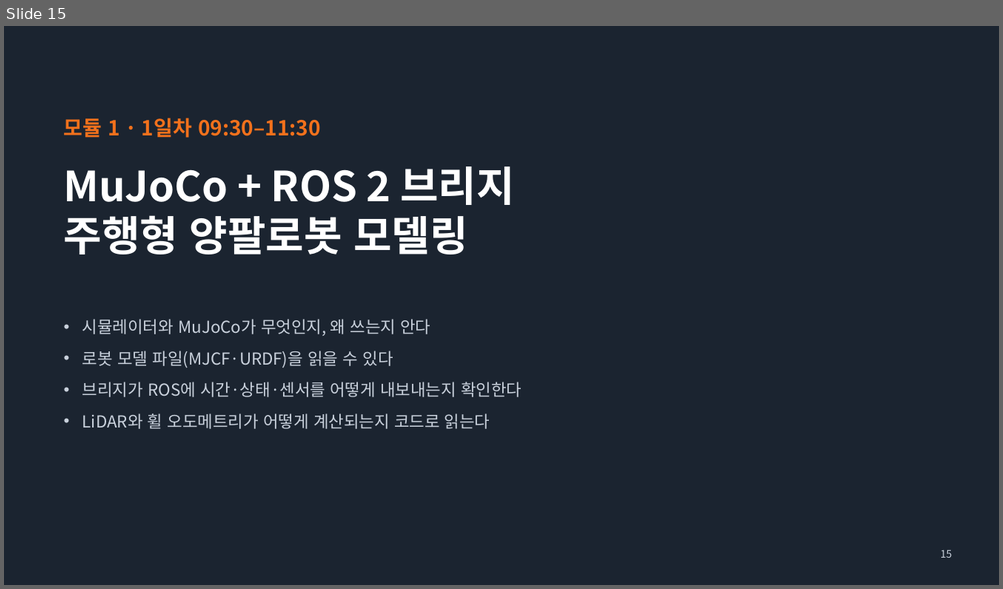
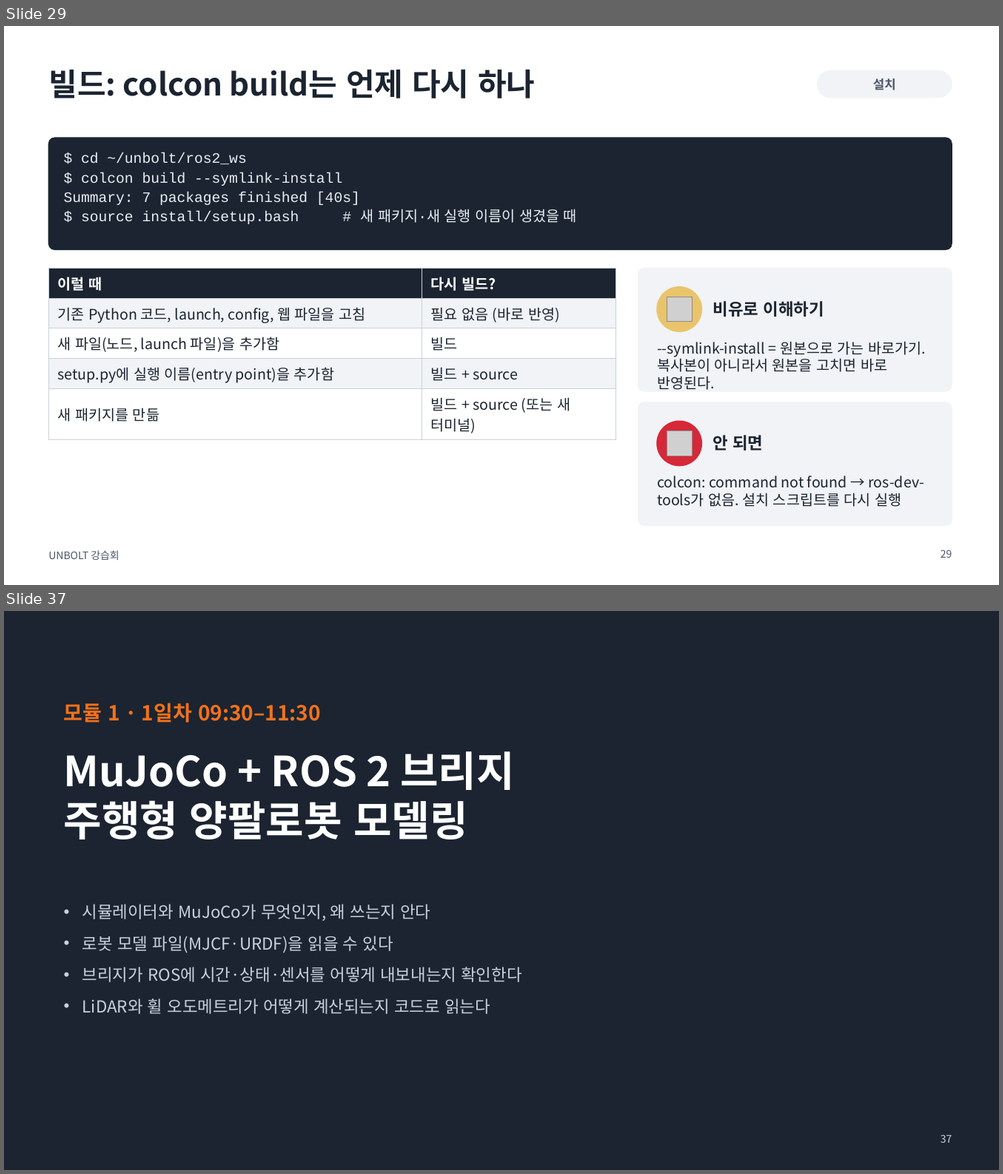
Before and after one commit to sejiny3/AIRLAB, a slide deck: workshop/slides/UNBOLT_workshop.pptx. Shown one above the other, each under a label of ours: slide 15 before the commit, slides 29 and 37 after it; the slides between them are not shown. The pictures are 1003x589 and 1003x1174 pixels, drawn with LibreOffice and Linux fonts; fonts in the diff are those of the drawing; grey boxes stand for pictures. Boxes give left, top, right and bottom in pixels: in the first picture for what was removed or moved away, otherwise in the second. Text is boxed around its words. In the diff, an @@ line names an element or a change of style, - is before the commit and + after.

```diff
--- a/workshop/slides/UNBOLT_workshop.pptx
+++ b/workshop/slides/UNBOLT_workshop.pptx
@@ slide 29 added at box(4, 26, 999, 585), background #FFFFFF @@
@@ title added at box(48, 69, 535, 99), 30 pt, text #1B2430, bold @@
+빌드: colcon build는 언제 다시 하나
@@ rounded rectangle added at box(817, 70, 951, 98), fill #F1F3F6, outline #F1F3F6 1 pt @@
@@ text added at box(873, 79, 896, 90), 12 pt, text #4A5668, bold @@
+설치
@@ rounded rectangle added at box(48, 138, 951, 249), fill #1B2430, outline #1B2430 1 pt @@
@@ text added at box(64, 153, 577, 224), 14 pt, text #E8EEF4 @@
+$ cd ~/unbolt/ros2_ws
+$ colcon build --symlink-install
+Summary: 7 packages finished [40s]
+$ source install/setup.bash # 새 패키지·새 실행 이름이 생겼을 때
@@ table added at box(48, 269, 616, 437), 5 rows, 2 columns @@
+이럴 때 | 다시 빌드?
+기존 Python 코드, launch, config, 웹 파일을 고침 | 필요 없음 (바로 반영)
+새 파일(노드, launch 파일)을 추가함 | 빌드
+setup.py에 실행 이름(entry point)을 추가함 | 빌드 + source
+새 패키지를 만듦 | 빌드 + source (또는 새 터미널)
@@ rounded rectangle added at box(638, 269, 951, 392), fill #F1F3F6, outline #F1F3F6 1 pt @@
@@ ellipse added at box(657, 287, 702, 332), fill #E9C46A, outline #E9C46A 1 pt @@
@@ picture added at box(666, 297, 692, 322) @@
@@ text added at box(713, 301, 824, 317), 16 pt, text #1B2430, bold @@
+비유로 이해하기
@@ text added at box(657, 341, 926, 390), 14 pt, text #1B2430 @@
+--symlink-install = 원본으로 가는 바로가기. 복사본이 아니라서 원본을 고치면 바로 반영된다.
@@ rounded rectangle added at box(638, 403, 951, 526), fill #F1F3F6, outline #F1F3F6 1 pt @@
@@ ellipse added at box(657, 421, 702, 466), fill #D62839, outline #D62839 1 pt @@
@@ picture added at box(666, 431, 692, 457) @@
@@ text added at box(713, 435, 762, 451), 16 pt, text #1B2430, bold @@
+안 되면
@@ text added at box(657, 476, 924, 507), 14 pt, text #1B2430 @@
+colcon: command not found → ros-dev-tools가 없음. 설치 스크립트를 다시 실행
@@ text added at box(48, 551, 119, 560), 10 pt, text #4A5668 @@
+UNBOLT 강습회
@@ page number added at box(940, 550, 952, 558), 10 pt, text #4A5668 @@
+29
@@ what was slide 15 is now slide 37 @@
@@ page number at box(940, 1135, 952, 1143): text changed @@
-15
+37
```
Also in this commit, not shown: 2 slides changed, 21 other slides added, 9 other files.
